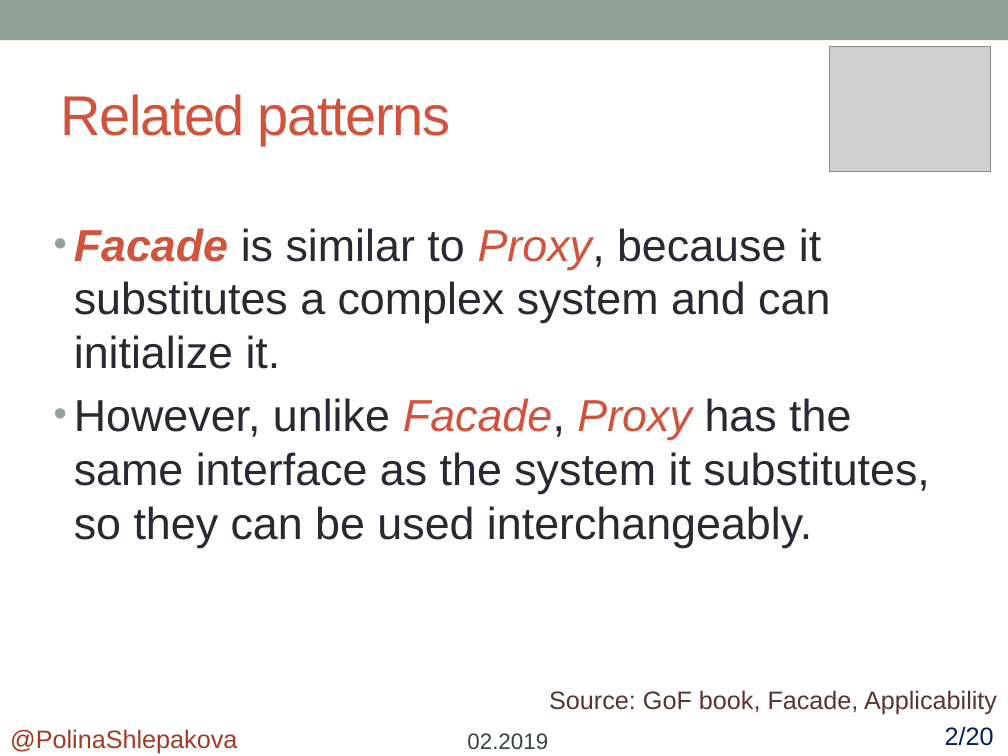
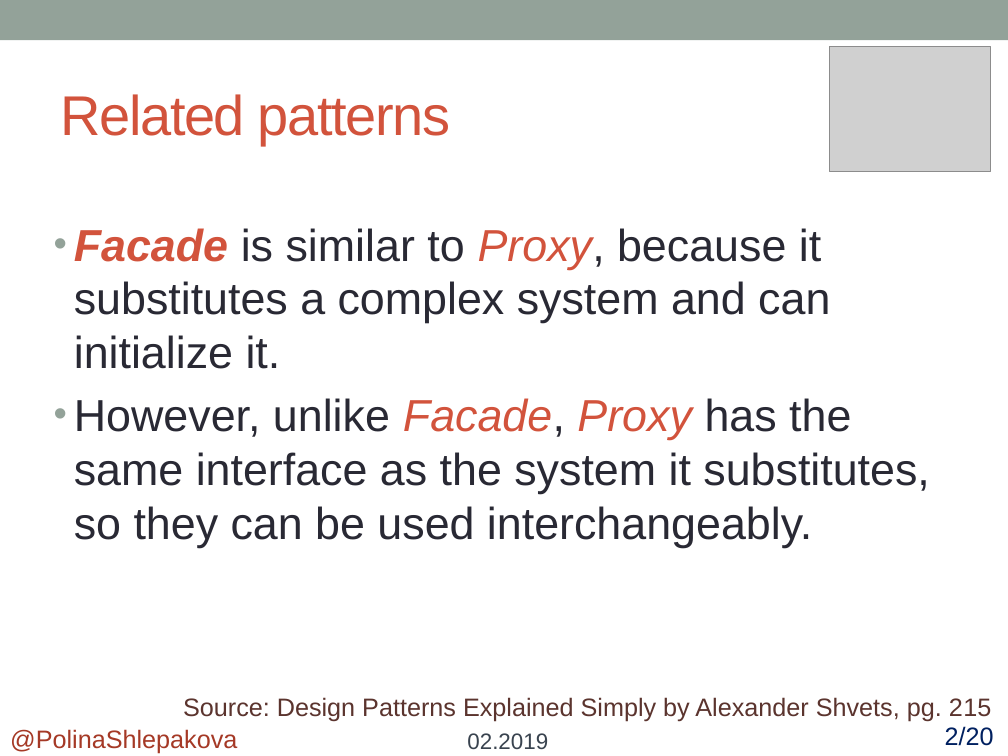
Before and after one commit to polykross/FactoryMethod-Facade, a slide deck: slide 24 of Facade/Presentation/Facade.pptx (slide 25 before the commit). Drawn at 1008x756 pixels with LibreOffice and Linux fonts; fonts in the diff are those of the drawing; grey boxes stand for pictures. Boxes give left, top, right and bottom in pixels: in the first picture for what was removed or moved away, otherwise in the second. Text is boxed around its words. In the diff, an @@ line names an element or a change of style, - is before the commit and + after.

```diff
--- a/Facade/Presentation/Facade.pptx
+++ b/Facade/Presentation/Facade.pptx
@@ text added at (183, 697, 992, 722), 18 pt, text #5B352E @@
+Source: Design Patterns Explained Simply by Alexander Shvets, pg. 215
@@ text removed at (549, 690, 997, 715) @@
-Source: GoF book, Facade, Applicability
```
Also in this commit, not shown: 12 other slides changed, 1 other file.
